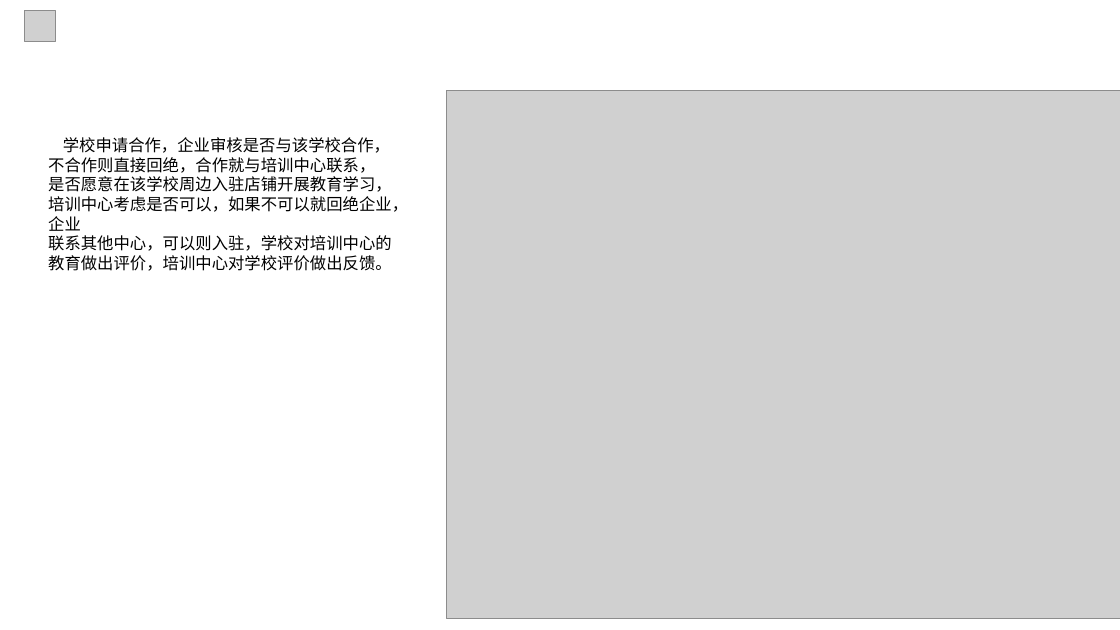
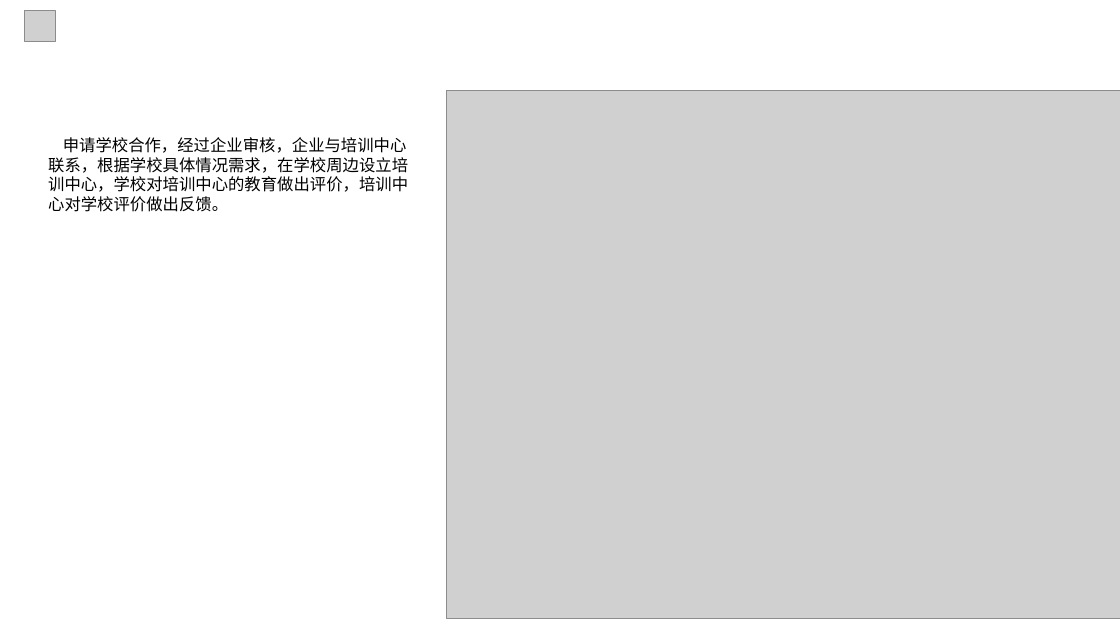
Before and after one commit to Rainben/littleboy, a slide deck: slide 11 of 文档区/需求分析/需求分析.pptx (slide 10 before the commit). Drawn at 1120x630 pixels with LibreOffice and Linux fonts; fonts in the diff are those of the drawing; grey boxes stand for pictures; background and template pictures are left out. Boxes give left, top, right and bottom in pixels: in the first picture for what was removed or moved away, otherwise in the second. Text is boxed around its words. In the diff, an @@ line names an element or a change of style, - is before the commit and + after.

```diff
--- a/文档区/需求分析/需求分析.pptx
+++ b/文档区/需求分析/需求分析.pptx
@@ text at [48,137,408,212]: text changed @@
-学校申请合作，企业审核是否与该学校合作，
-不合作则直接回绝，合作就与培训中心联系，
-是否愿意在该学校周边入驻店铺开展教育学习，
-培训中心考虑是否可以，如果不可以就回绝企业，企业
-联系其他中心，可以则入驻，学校对培训中心的
-教育做出评价，培训中心对学校评价做出反馈。
+申请学校合作，经过企业审核，企业与培训中心联系，根据学校具体情况需求，在学校周边设立培训中心，学校对培训中心的教育做出评价，培训中心对学校评价做出反馈。
```
Also in this commit, not shown: 1 slide added, 11 other files.
